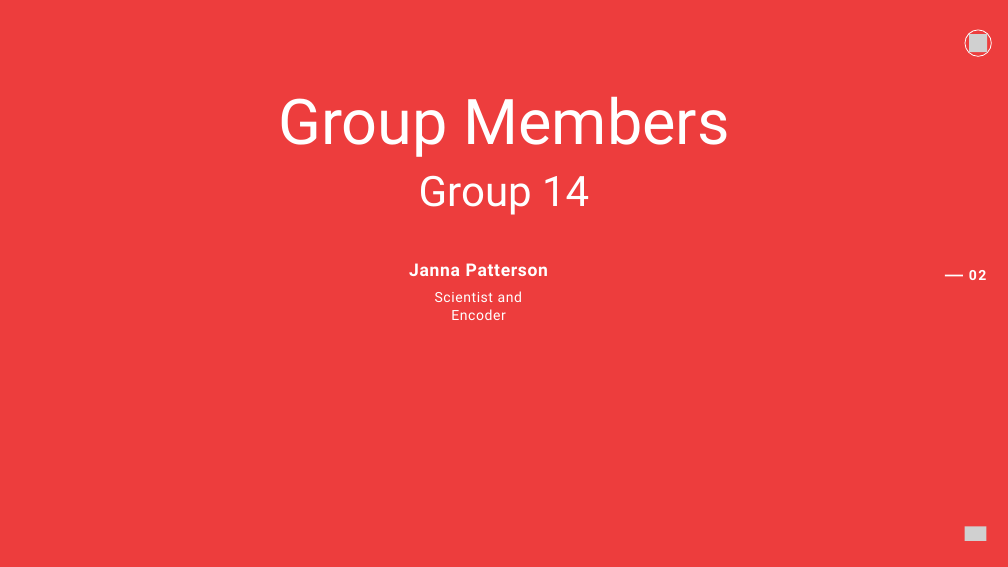
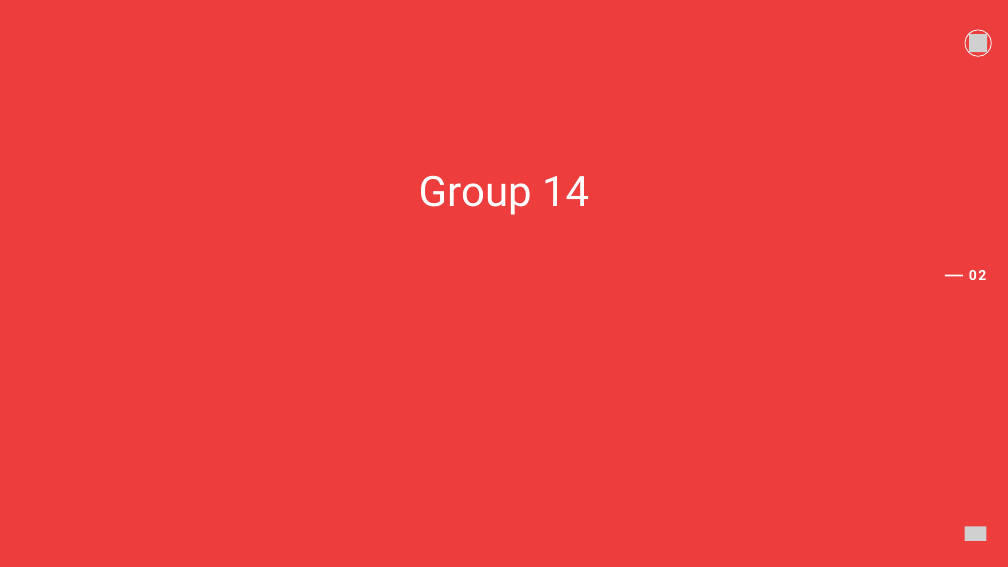
Before and after one commit to internet-programming-projects-group-14/Final, a slide deck: slide 2 of Final presentation group 14.pptx. Drawn at 1008x567 pixels with LibreOffice and Linux fonts; fonts in the diff are those of the drawing; grey boxes stand for pictures. Boxes give left, top, right and bottom in pixels: in the first picture for what was removed or moved away, otherwise in the second. Text is boxed around its words. In the diff, an @@ line names an element or a change of style, - is before the commit and + after.

```diff
--- a/Final presentation group 14.pptx
+++ b/Final presentation group 14.pptx
@@ text removed at (278,96,729,157) @@
-Group Members
@@ text removed at (409,263,548,276) @@
-Janna Patterson
@@ text removed at (435,291,522,320) @@
-Scientist and Encoder
```
